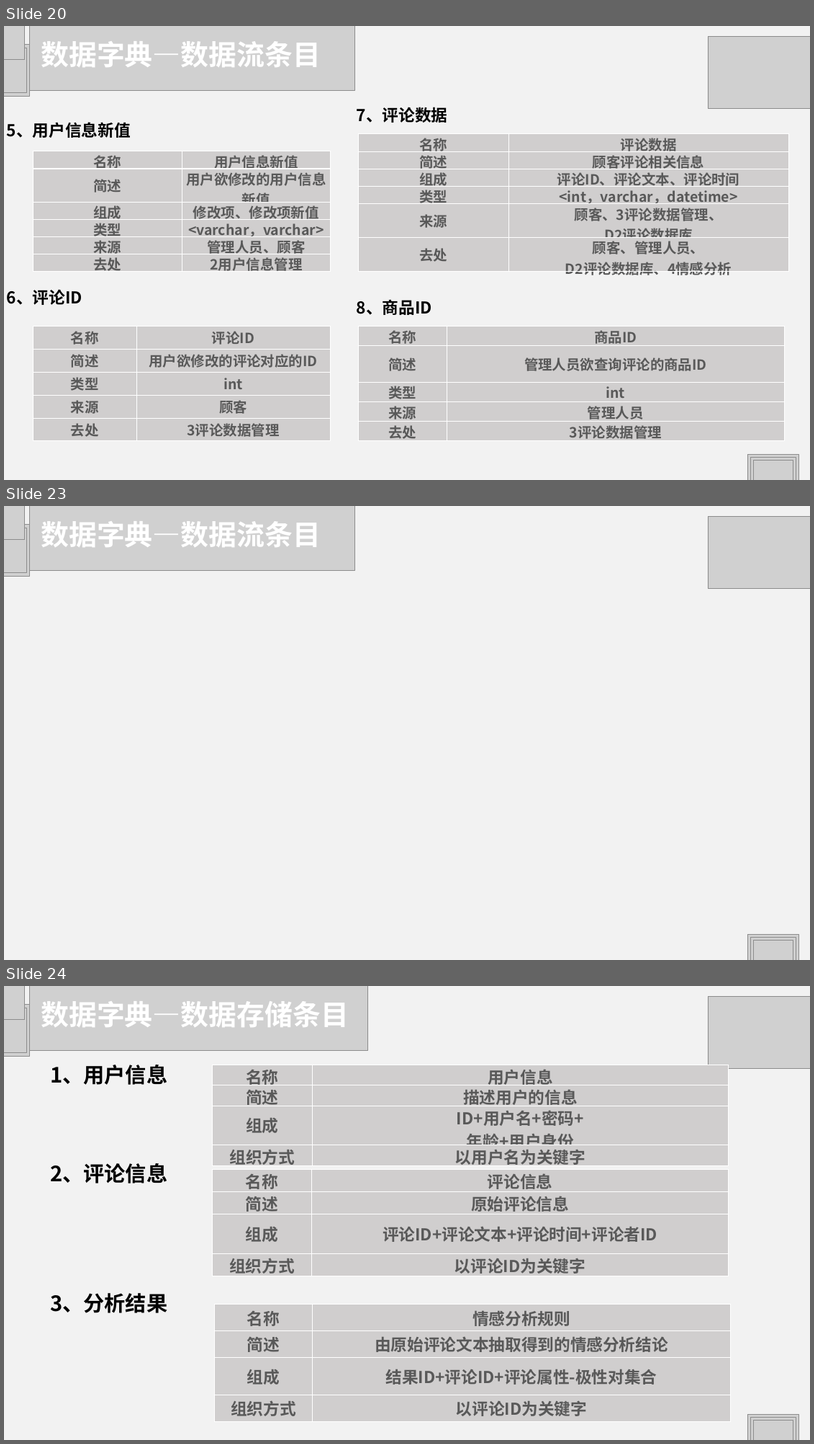
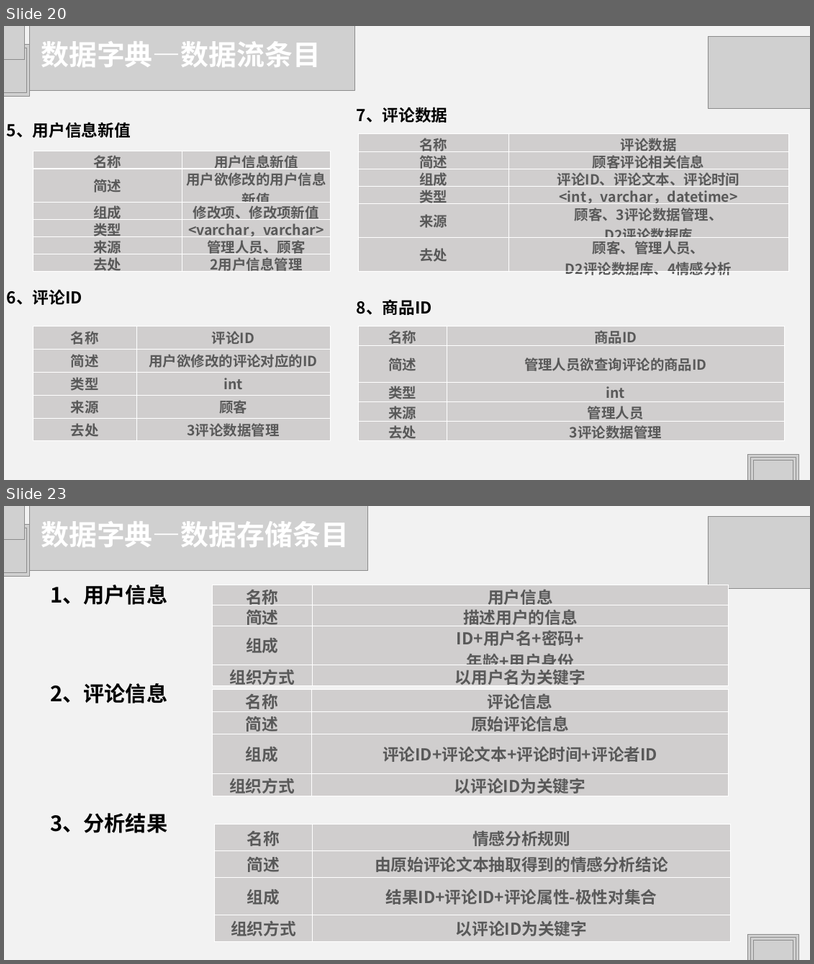
Before and after one commit to HJHGJGHHG/Sentiment-Analysis-System, a slide deck: 文档/PPT.pptx. Shown one above the other, each under a label of ours: slides 20, 23 and 24 before the commit, slides 20 and 23 after it; the slides between them are not shown. The pictures are 814x1444 and 814x964 pixels, drawn with LibreOffice and Linux fonts; fonts in the diff are those of the drawing; grey boxes stand for pictures. Boxes give left, top, right and bottom in pixels: in the first picture for what was removed or moved away, otherwise in the second. Text is boxed around its words. In the diff, an @@ line names an element or a change of style, - is before the commit and + after.

```diff
--- a/文档/PPT.pptx
+++ b/文档/PPT.pptx
@@ slide 23 removed at <box>4,506,810,960</box>, background #F2F2F2 @@
@@ picture removed at <box>4,525,30,576</box> @@
@@ picture removed at <box>4,506,25,540</box> @@
@@ picture removed at <box>30,506,354,570</box> @@
@@ text removed at <box>41,521,321,547</box> @@
-数据字典—数据流条目
@@ picture removed at <box>708,517,810,588</box> @@
@@ picture removed at <box>4,528,26,572</box> @@
@@ picture removed at <box>748,934,799,960</box> @@
@@ picture removed at <box>751,937,796,960</box> @@
@@ picture removed at <box>754,940,793,960</box> @@
@@ what was slide 24 is now slide 23 @@
```
Also in this commit, not shown: 7 slides changed, 1 other slide removed, 7 other files.
